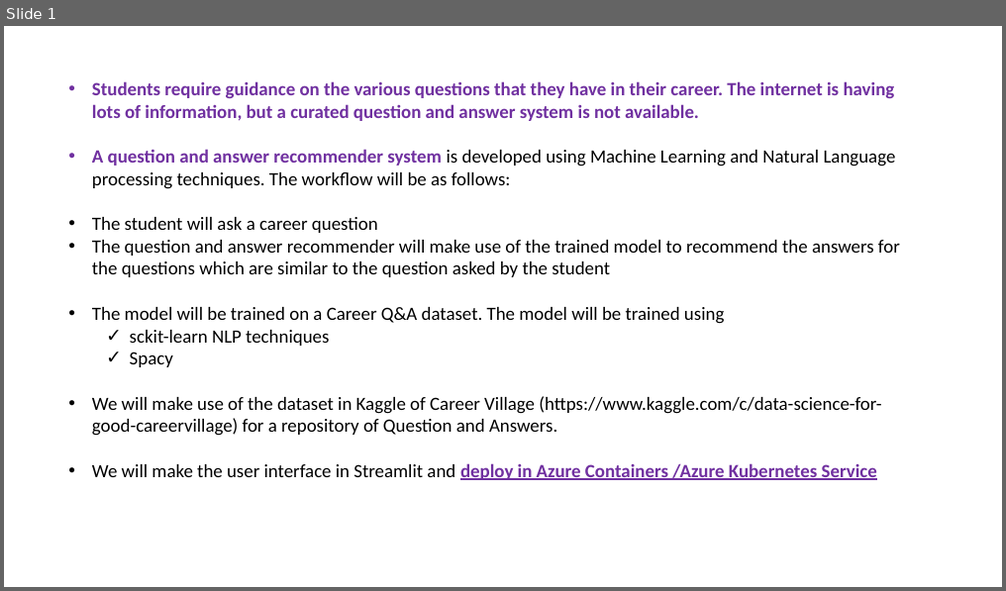
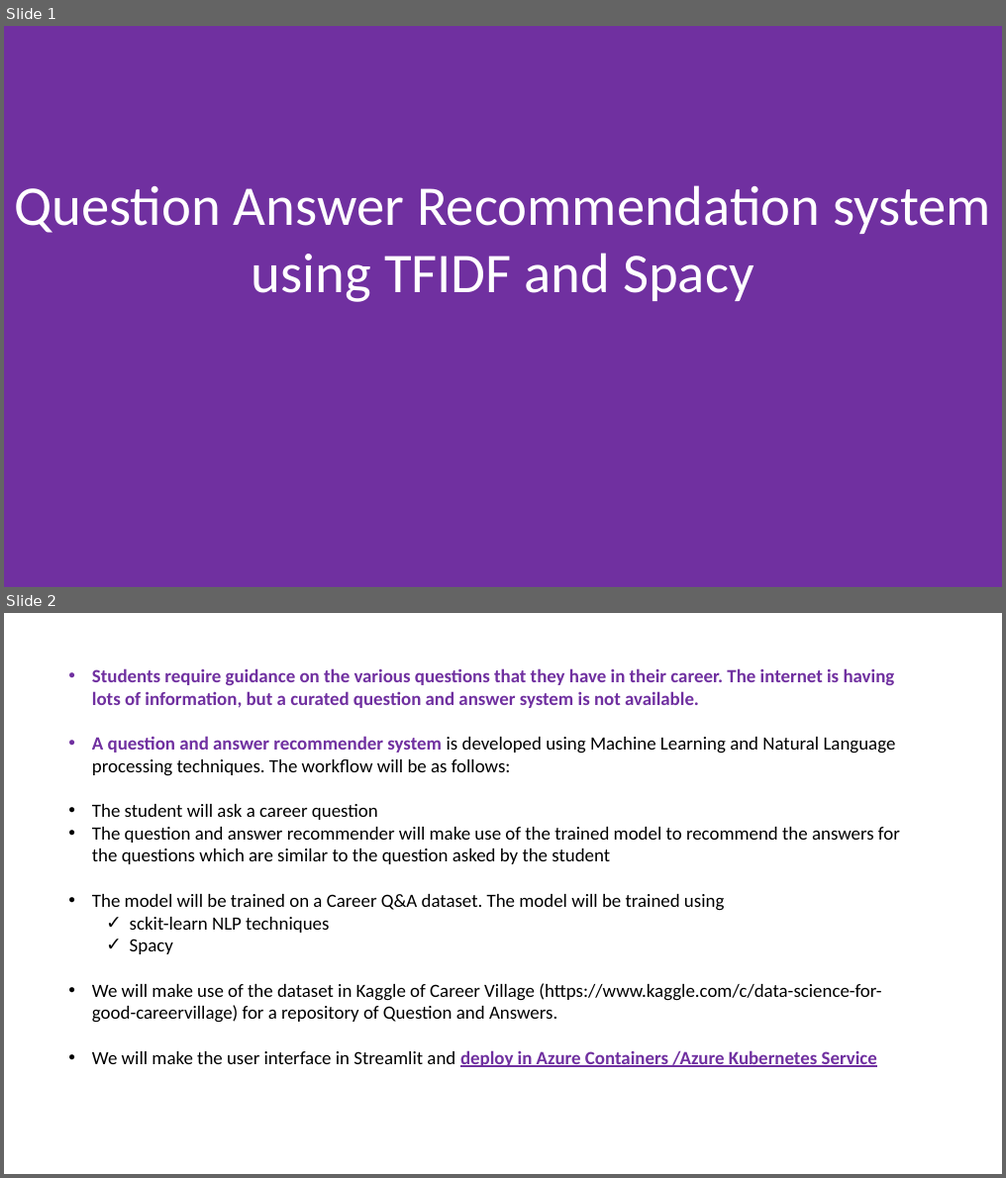
Before and after one commit to ambarishg/recoquestions-azuredev, a slide deck: presentation-azuredev.pptx. Shown one above the other, each under a label of ours: slide 1 before the commit, slides 1 and 2 after it. The pictures are 1006x591 and 1006x1178 pixels, drawn with LibreOffice and Linux fonts; fonts in the diff are those of the drawing. Boxes give left, top, right and bottom in pixels: in the first picture for what was removed or moved away, otherwise in the second. Text is boxed around its words. In the diff, an @@ line names an element or a change of style, - is before the commit and + after.

```diff
--- a/presentation-azuredev.pptx
+++ b/presentation-azuredev.pptx
@@ slide 1 added at [4,26,1002,587], background #7030A0 @@
@@ text added at [14,185,991,302], 54 pt, text #FFFFFF @@
+Question Answer Recommendation system using TFIDF and Spacy
@@ what was slide 1 is now slide 2 @@
```
Also in this commit, not shown: 3 other files.
